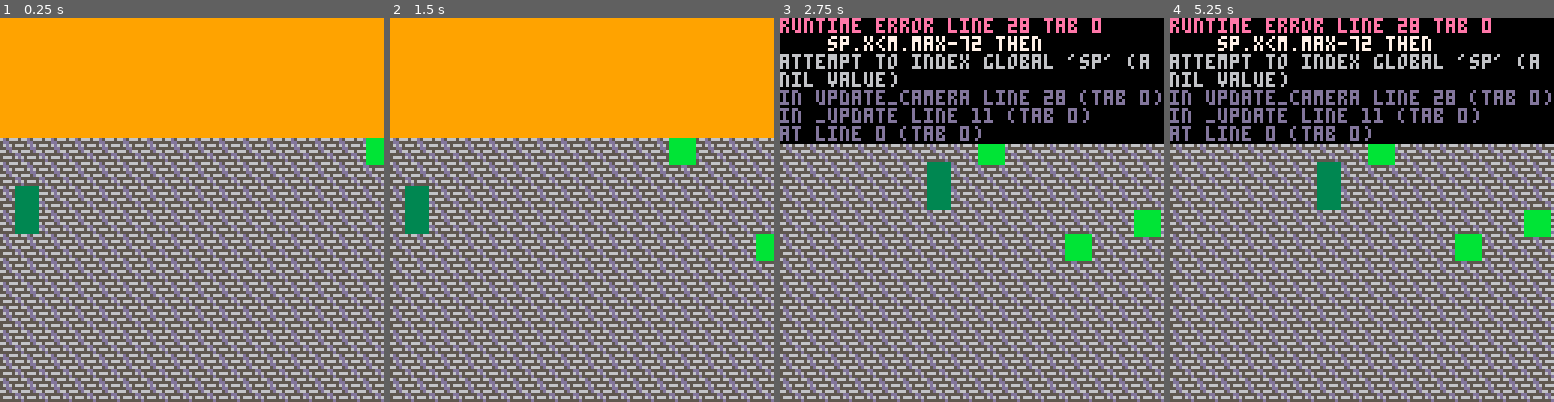
Above: before the commit, frames 1-4 (left to right).
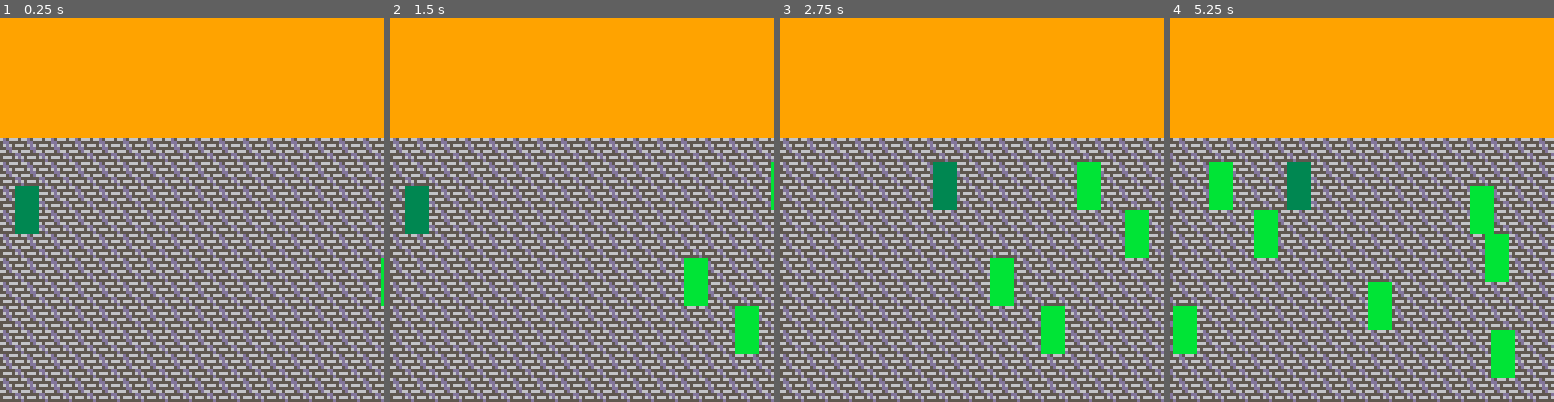
Above: after the commit, the same moments.

Repository: teresaflaherty/Game
Game: PICO-8 cartridge shopstreet.p8
The game is run twice, just before and just after one commit, with the same random seed, the same clock (stepped at 60 frames per second) and the same inputs.
Inputs:
- Up to frame 1 (0.25 s): no input
- Up to frame 2 (1.5 s): no input
- Up to frame 3 (2.75 s): hold Right 1.6-2.1 s; hold Up 2.15-2.42 s; hold Right from 2.47 s (still down)
- Up to frame 4 (5.25 s): release Right at 3.03 s; hold Left 3.08-3.58 s; hold Down 3.63-3.97 s; hold Right 4.02-4.68 s; hold Up 4.73-5.03 s; hold Left from 5.08 s (still down)

The runs differ from the first frame. In frame 1, 0.4% of the frame differs, in the area x 95-100%, y 31-75%; in frame 2, 2.5%; in frame 3, 37%; in frame 4, 72%, in the area x 0-100%, y 0-100%.
Error before the commit: runtime error line 28 tab 0; sp.x<m.max-72 then; attempt to index global 'sp' (a nil value)

Commit message:
Better enemy spawn logic

Diff:
--- a/shopstreet.p8
+++ b/shopstreet.p8
@@ -28,7 +28,7 @@
 function update_camera()
 	if btn(➡️) and
 	   p.x>m.min+48 and
-	   sp.x<m.max-72 then
+	   p.x<m.max-72 then
 		camx+=p.speed
 		m.min+=p.speed
 	end
@@ -77,15 +77,16 @@
 	num_shop_lanes = 5
 	num_play_lanes =
 		16 - num_shop_lanes
-	min_spawn_ticks = 0.3
-	max_spawn_ticks = 1
+	min_spawn_ticks = 0.4
+	max_spawn_ticks = 0.8
 	next_spawn = 0
-end
-
-function create_enemy()
+	spawn_locs = gen_spawn_locs()
+end
+
+function create_enemy(lane)
 	local enemy = {}
-	enemy.lane = flr(rnd(num_play_lanes))
-	enemy.x = 128
+	enemy.lane = lane
+	enemy.x = p.x + 128
 	enemy.speed = -0.75
 	add(enemies, enemy)
 end
@@ -98,7 +99,15 @@
 	local cur_time = time()
 
 	if cur_time >= next_spawn then
-		create_enemy()
+		if count(spawn_locs) == 0 then
+			spawn_locs = gen_spawn_locs()
+		end
+
+		local lane_index =
+			flr(rnd(count(spawn_locs))) + 1
+		lane = spawn_locs[lane_index]
+		del(spawn_locs, lane)
+		create_enemy(lane)
 
 		next_spawn =
 			cur_time +
@@ -112,13 +121,13 @@
 end
 
 function draw_enemy(enemy)
-	local y_start = (num_shop_lanes + enemy.lane) * 8
+	local y_start = (num_shop_lanes + (enemy.lane - 1)) * 8
 
 	rectfill(
 		enemy.x,
-		y_start,
-		enemy.x + 8,
-		y_start + 8,
+		y_start - 8,
+		enemy.x + 7,
+		y_start + 7,
 		11)
 end
 
@@ -126,6 +135,16 @@
 	for i, e in pairs(enemies) do
 		draw_enemy(e)
 	end
+end
+
+function gen_spawn_locs()
+	local locs = {}
+
+	for i = 1, num_play_lanes do
+		add(locs, i)
+	end
+
+	return locs
 end
 -->8
 -- map
Not shown, changed: the music (__music__) section of shopstreet.p8
